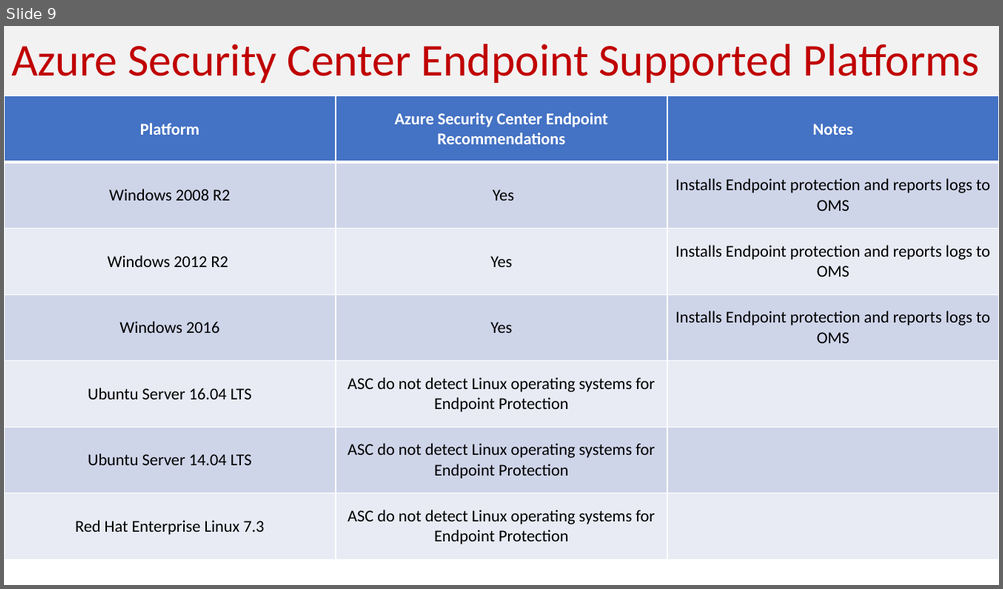
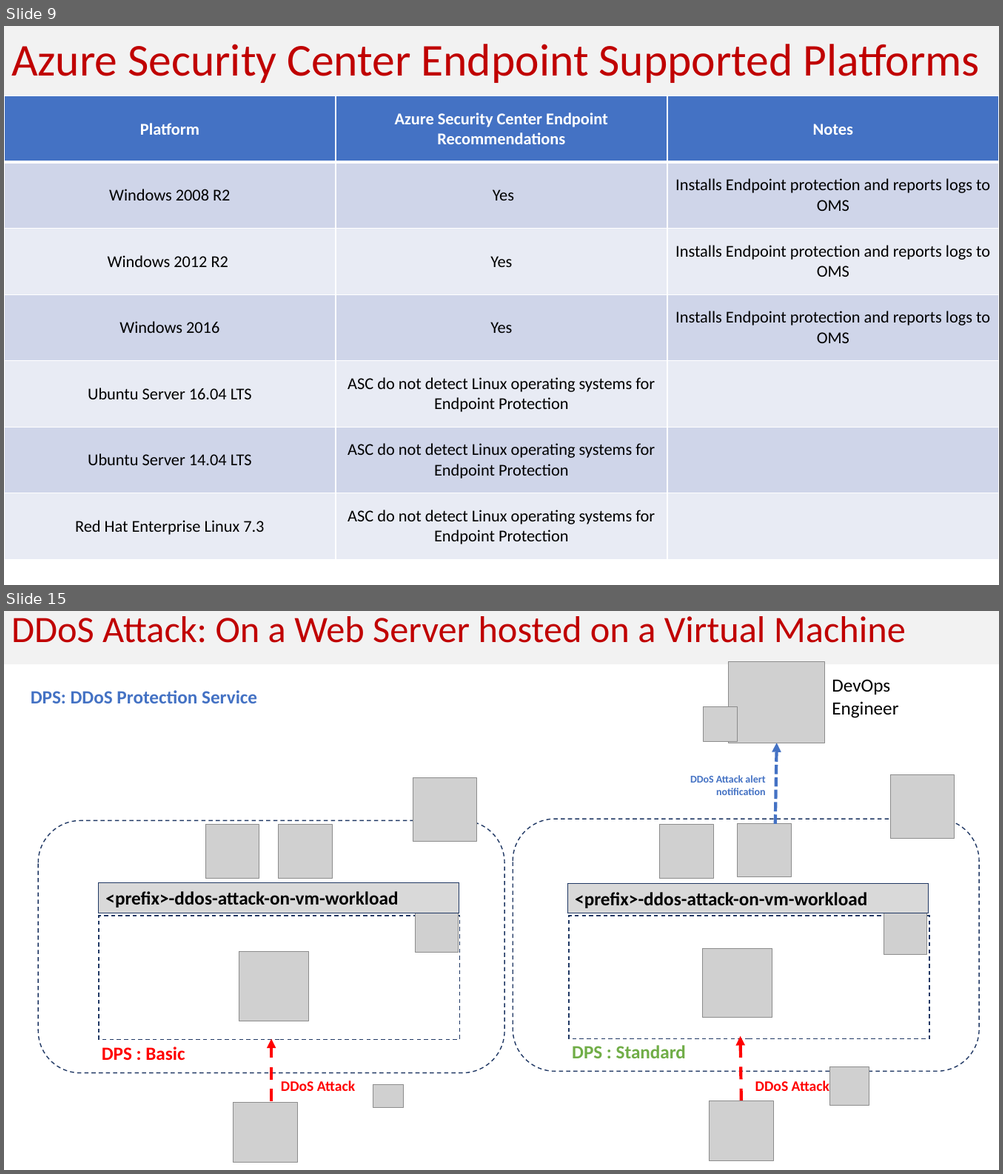
Before and after one commit to Cloudneeti/azure-security-scenarios, a slide deck: scenarios/Azure Security - Proof of concepts.pptx. Shown one above the other, each under a label of ours: slide 9 before the commit, slides 9 and 15 after it; the slides between them are not shown. The pictures are 1003x589 and 1003x1174 pixels, drawn with LibreOffice and Linux fonts; fonts in the diff are those of the drawing; grey boxes stand for pictures. Boxes give left, top, right and bottom in pixels: in the first picture for what was removed or moved away, otherwise in the second. Text is boxed around its words. In the diff, an @@ line names an element or a change of style, - is before the commit and + after.

```diff
--- a/scenarios/Azure Security - Proof of concepts.pptx
+++ b/scenarios/Azure Security - Proof of concepts.pptx
@@ slide 15 added at [4,611,999,1170], background #FFFFFF @@
@@ title added at [4,611,999,665], fill #F2F2F2, 36 pt, text #C00000 @@
+DDoS Attack: On a Web Server hosted on a Virtual Machine
@@ picture added at [728,662,825,742] @@
@@ text added at [31,690,257,703], 18 pt, text #4472C4, bold @@
+DPS: DDoS Protection Service
@@ text added at [831,679,898,718], 18 pt, text #000000 @@
+DevOps Engineer
@@ picture added at [703,706,737,741] @@
@@ arrow added from (776, 824) to (777, 743), #4472C4 3 pt dashed @@
@@ picture added at [413,777,476,841] @@
@@ text added at [690,775,765,795], 10 pt, text #4472C4, bold @@
+DDoS Attack alert notification
@@ picture added at [891,775,954,839] @@
@@ rounded rectangle added at [38,820,505,1073], fill #FFFFFF, outline #203864 1 pt dashed @@
@@ picture added at [205,824,259,878] @@
@@ picture added at [279,824,333,878] @@
@@ rounded rectangle added at [513,819,979,1072], fill #FFFFFF, outline #203864 1 pt dashed @@
@@ picture added at [660,824,714,878] @@
@@ picture added at [737,823,791,877] @@
@@ rectangle added at [99,883,459,913], fill #D9D9D9, outline #203864 0.75 pt, 18 pt, text #000000, bold @@
+<prefix>-ddos-attack-on-vm-workload
@@ rectangle added at [567,883,928,913], fill #D9D9D9, outline #203864 0.75 pt, 18 pt, text #000000, bold @@
+<prefix>-ddos-attack-on-vm-workload
@@ rectangle added at [99,916,459,1040], fill #FFFFFF, outline #203864 1 pt dashed @@
@@ picture added at [415,909,458,953] @@
@@ rectangle added at [569,916,929,1039], fill #FFFFFF, outline #203864 1 pt dashed @@
@@ picture added at [884,911,927,955] @@
@@ picture added at [239,952,308,1022] @@
@@ picture added at [703,948,771,1017] @@
@@ text added at [102,1047,185,1061], 18 pt, text #FF0000, bold @@
+DPS : Basic
@@ arrow added from (271, 1102) to (271, 1039), #FF0000 3 pt dashed @@
@@ text added at [572,1045,686,1059], 18 pt, text #70AD47, bold @@
+DPS : Standard
@@ arrow added from (741, 1101) to (740, 1037), #FF0000 3 pt dashed @@
@@ picture added at [830,1067,869,1105] @@
@@ text added at [281,1081,355,1091], 14 pt, text #FF0000, bold @@
+DDoS Attack
@@ picture added at [373,1085,403,1108] @@
@@ text added at [755,1081,829,1091], 14 pt, text #FF0000, bold @@
+DDoS Attack
@@ picture added at [233,1102,297,1163] @@
@@ picture added at [709,1101,774,1162] @@
```
Also in this commit, not shown: 5 slides changed, 1 other slide added, 37 other files.
